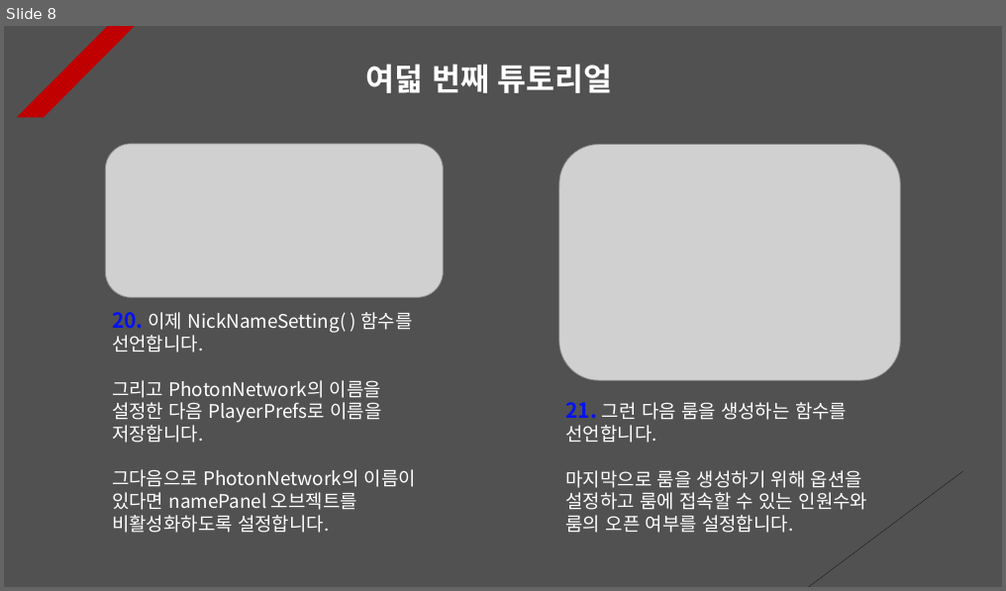
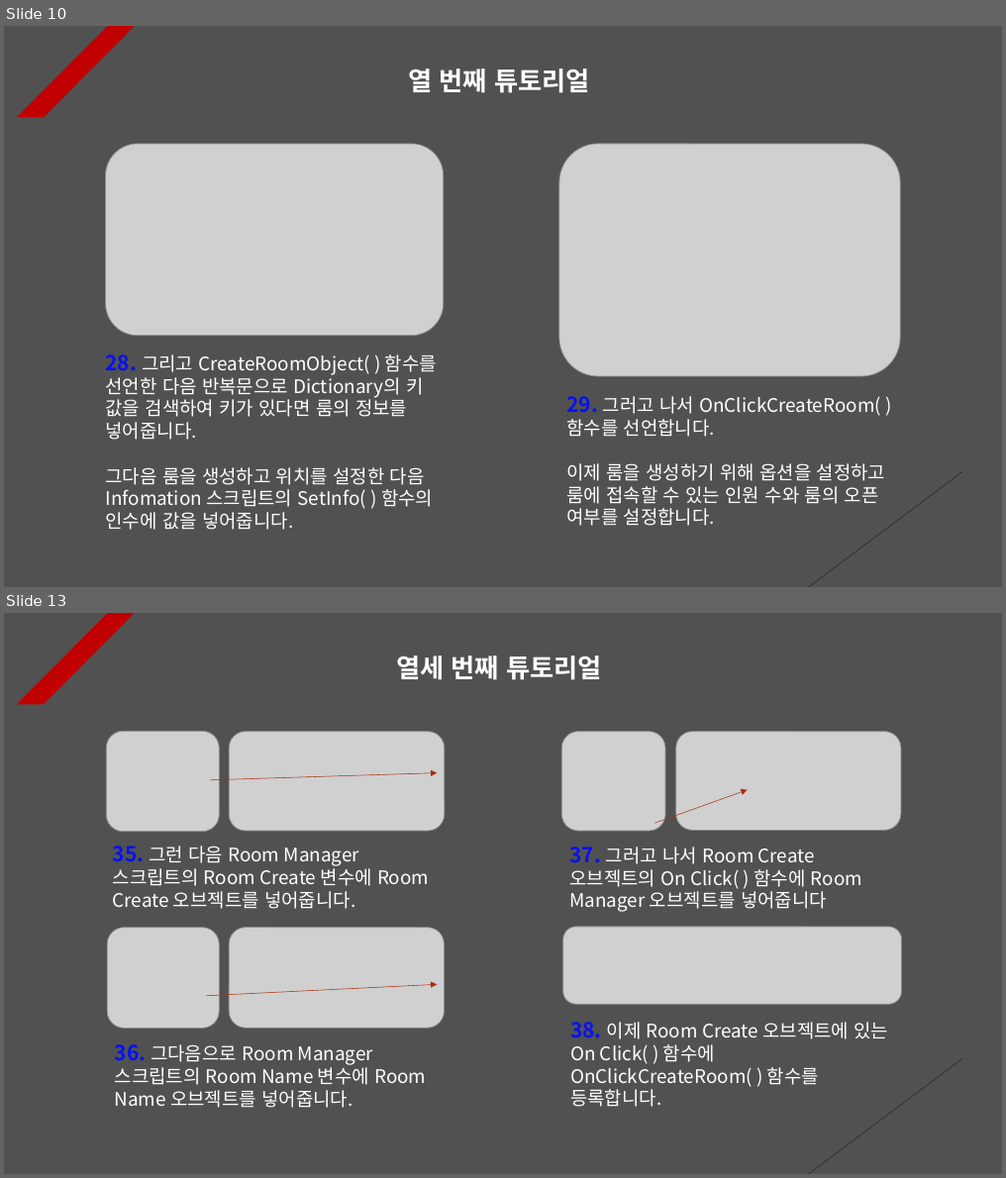
Before and after one commit to Unity2033/3D-UnityEngine, a slide deck: Assets/Class/Photon Server/PPT Data/Photon Room.pptx. Shown one above the other, each under a label of ours: slide 8 before the commit, slides 10 and 13 after it; the slides between them are not shown. The pictures are 1006x591 and 1006x1178 pixels, drawn with LibreOffice and Linux fonts; fonts in the diff are those of the drawing; grey boxes stand for pictures. Boxes give left, top, right and bottom in pixels: in the first picture for what was removed or moved away, otherwise in the second. Text is boxed around its words. In the diff, an @@ line names an element or a change of style, - is before the commit and + after.

Commit message:
Photon Server PPT Data Update
- Create room object using resource
  load

```diff
--- a/Assets/Class/Photon Server/PPT Data/Photon Room.pptx
+++ b/Assets/Class/Photon Server/PPT Data/Photon Room.pptx
@@ slide 13 added at (4, 613, 1002, 1174), background #515151; not listed: 2 template elements that a slide beside it also shows @@
@@ text added at (396, 656, 601, 680), 25 pt, text #FFFFFF, bold @@
+열세 번째 튜토리얼
@@ picture added at (107, 731, 220, 832) @@
@@ picture added at (229, 731, 445, 831) @@
@@ picture added at (561, 731, 665, 831) @@
@@ picture added at (676, 731, 902, 830) @@
@@ arrow added from (210, 780) to (437, 773), #A5300F 0.5 pt dashed @@
@@ arrow added from (655, 823) to (747, 789), #A5300F 0.5 pt dashed @@
@@ text added at (113, 846, 429, 909), 18 pt, text #FFFFFF @@
+35. 그런 다음 Room Manager 스크립트의 Room Create 변수에 Room Create 오브젝트를 넣어줍니다.
@@ text added at (569, 847, 862, 912), 18 pt, text #FFFFFF @@
+37. 그러고 나서 Room Create 오브젝트의 On Click( ) 함수에 Room Manager 오브젝트를 넣어줍니다
@@ picture added at (107, 928, 220, 1029) @@
@@ picture added at (229, 928, 444, 1028) @@
@@ picture added at (563, 927, 902, 1004) @@
@@ arrow added from (206, 996) to (437, 984), #A5300F 0.5 pt dashed @@
@@ text added at (570, 1022, 889, 1107), 18 pt, text #FFFFFF @@
+38. 이제 Room Create 오브젝트에 있는 On Click( ) 함수에 OnClickCreateRoom( ) 함수를 등록합니다.
@@ text added at (115, 1045, 426, 1108), 18 pt, text #FFFFFF @@
+36. 그다음으로 Room Manager 스크립트의 Room Name 변수에 Room Name 오브젝트를 넣어줍니다.
@@ what was slide 8 is now slide 10 @@
@@ slide 10 changed as well @@
@@ text at (408, 69, 589, 93): text changed; size 30 to 25 pt @@
-여덟 번째 튜토리얼
+열 번째 튜토리얼
@@ picture: place and size @@
-picture at (105, 144, 443, 297)
+picture at (106, 144, 444, 335)
@@ picture: place and size @@
-picture at (559, 144, 901, 380)
+picture at (559, 144, 900, 376)
@@ text removed at (112, 312, 416, 533) @@
-20. 이제 NickNameSetting( ) 함수를 선언합니다.
-그리고 PhotonNetwork의 이름을 설정한 다음 PlayerPrefs로 이름을 저장합니다.
-그다음으로 PhotonNetwork의 이름이 있다면 namePanel 오브젝트를 비활성화하도록 설정합니다.
@@ text added at (106, 355, 437, 530), 18 pt, text #FFFFFF @@
+28. 그리고 CreateRoomObject( ) 함수를 선언한 다음 반복문으로 Dictionary의 키 값을 검색하여 키가 있다면 룸의 정보를 넣어줍니다.
+그다음 룸을 생성하고 위치를 설정한 다음 Infomation 스크립트의 SetInfo( ) 함수의 인수에 값을 넣어줍니다.
@@ text at (566, 396, 886, 526): text changed @@
-21. 그런 다음 룸을 생성하는 함수를 선언합니다.
-마지막으로 룸을 생성하기 위해 옵션을 설정하고 룸에 접속할 수 있는 인원수와 룸의 오픈 여부를 설정합니다.
+29. 그러고 나서 OnClickCreateRoom( ) 함수를 선언합니다.
+이제 룸을 생성하기 위해 옵션을 설정하고 룸에 접속할 수 있는 인원 수와 룸의 오픈 여부를 설정합니다.
```
Also in this commit, not shown: 7 other slides changed, 4 other slides added, 3 slides removed, 8 other files.
